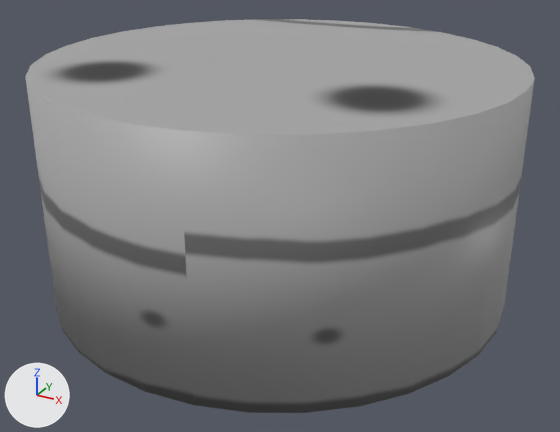
What one commit did to the Blender file Parts/Assets/HydrogenTank/HydrogenTank.blend.
Both versions are drawn from a 50 mm camera at (0.894, -1.276, 0.744) aimed at (0.146, 0.084, 0.064). Lighting does not change. The marker at lower left points along +X, +Y and +Z.
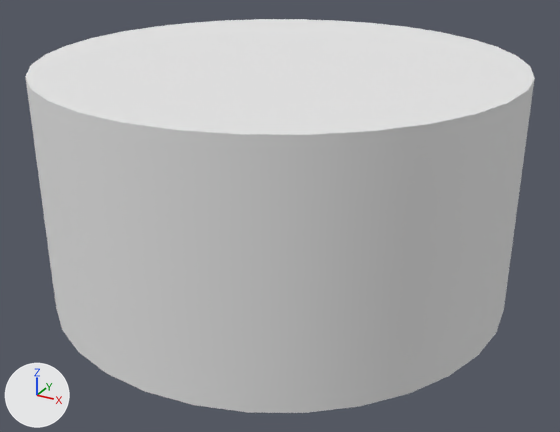
The newer file is also turned or shifted as a whole; pictures and numbers use the older file's frame.

What differs and where, as boxes (x1, y1, x2, y2) in the pictures (560 x 432 px):
'Cylinder', recoloured, surface changed (grey to white)
    both: (25, 19, 535, 413)

Patch to the scene script:
```diff
--- a/Parts/Assets/HydrogenTank/HydrogenTank.blend.py
+++ b/Parts/Assets/HydrogenTank/HydrogenTank.blend.py
@@ mat_material_001 @@
+mat_material_001 = diffuse_material('Material.001')
+mat_material_001.base_color = (0.8, 0.8, 0.8)  # white #e7e7e7
@@ me_cylinder_003 @@
 me_cylinder_003.from_pydata(...)  # 64 vertices, 34 faces; spans x -0.5..0.5, y -0.5..0.5, z -0.25..0.25
 # used by ob_cylinder; location = (0.128, 0.115, 0.146)
-me_cylinder_003.materials.append(mat_hydrogentank_png)  # picture img_hydrogentank_png
+# me_cylinder_003 part 1: texture (UV) coordinates of 34 of 34 faces, centred in x -0.495..0.495, y -0.495..0.495, z -0.25..0.25, changed; they spanned u 0.06..0.97, v 0.05..0.98 and now span u 0.03..0.97, v 0.04..0.97
+me_cylinder_003.materials.append(mat_material_001)  # white #e7e7e7
@@ ob_cylinder @@
 ob_cylinder.location = (0.128, 0.115, 0.146)
+_m = ob_cylinder.modifiers.new('EdgeSplit', 'EDGE_SPLIT')
```
